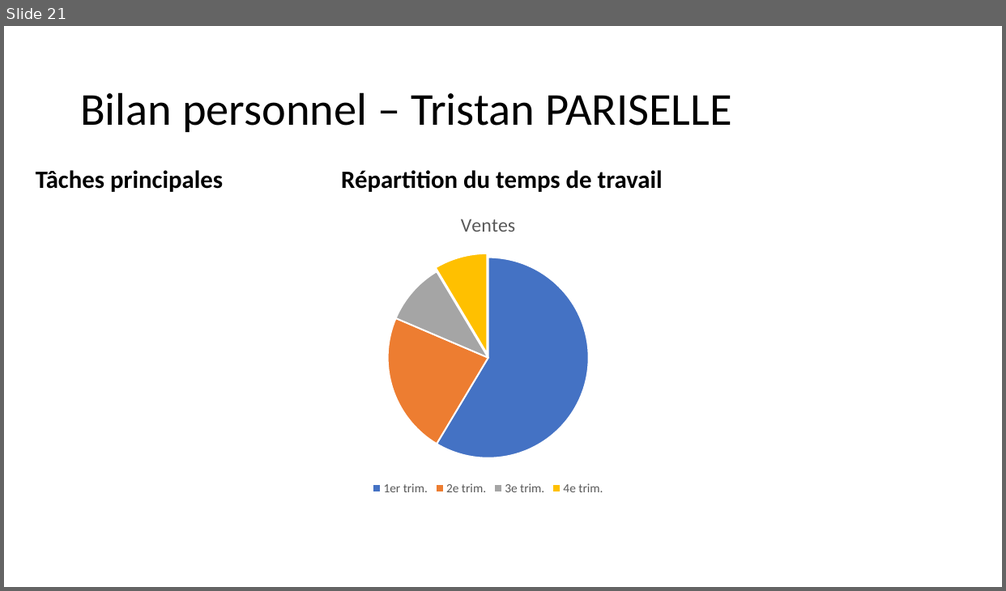
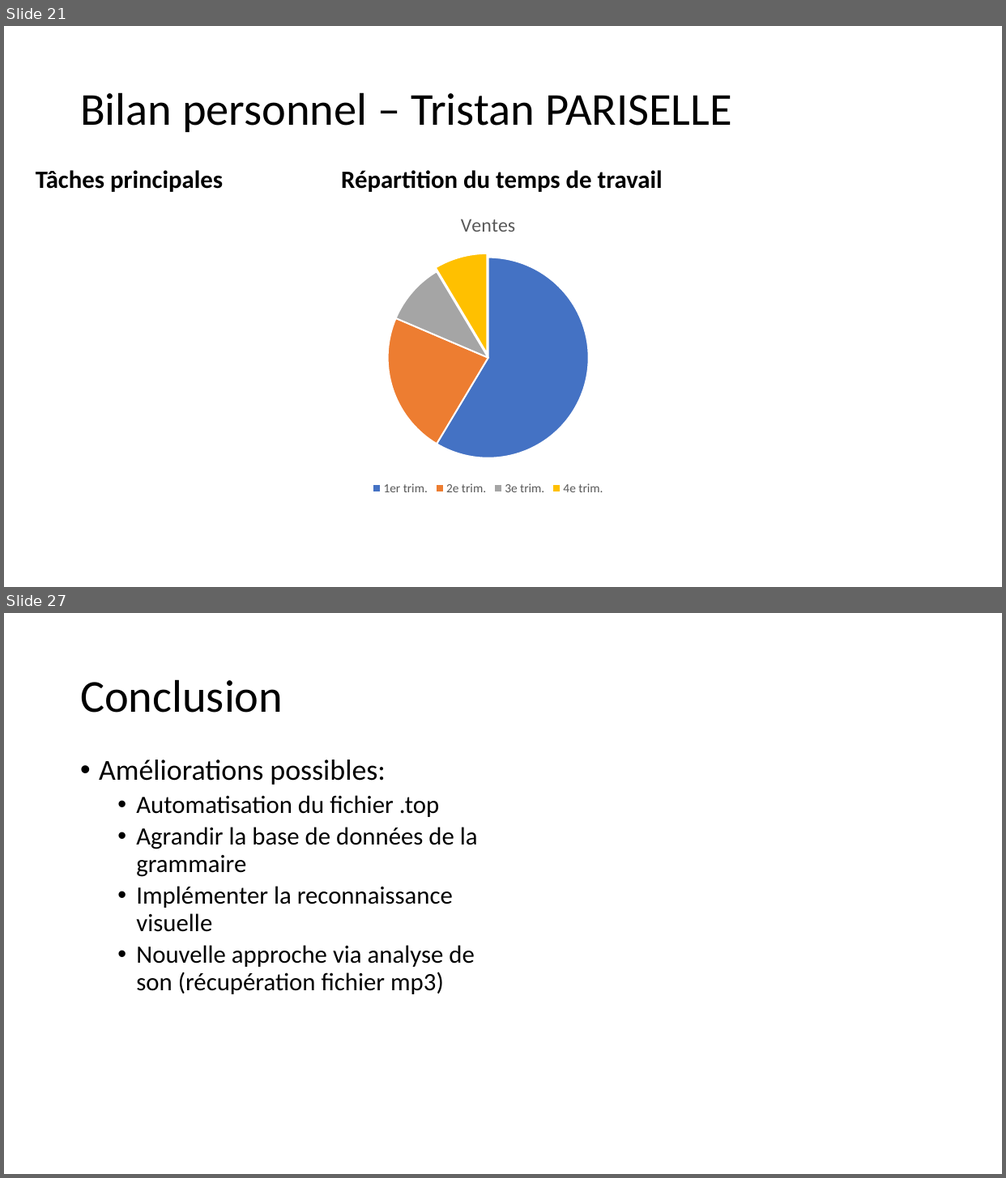
Before and after one commit to PorteAntoine/IHM_PEPPER_CPE2017, a slide deck: Rapport/Diapo_ihm_pepper.pptx. Shown one above the other, each under a label of ours: slide 21 before the commit, slides 21 and 27 after it; the slides between them are not shown. The pictures are 1006x591 and 1006x1178 pixels, drawn with LibreOffice and Linux fonts; fonts in the diff are those of the drawing; background and template pictures are left out. Boxes give left, top, right and bottom in pixels: in the first picture for what was removed or moved away, otherwise in the second. Text is boxed around its words. In the diff, an @@ line names an element or a change of style, - is before the commit and + after.

```diff
--- a/Rapport/Diapo_ihm_pepper.pptx
+++ b/Rapport/Diapo_ihm_pepper.pptx
@@ slide 27 added at box(4, 613, 1002, 1174), background picture (left out) @@
@@ title added at box(80, 679, 283, 713), 44 pt, text #000000 @@
+Conclusion
@@ text added at box(99, 760, 478, 995), 24 pt, text #000000 @@
+• Améliorations possibles:
+  • Automatisation du fichier .top
+  • Agrandir la base de données de la grammaire
+  • Implémenter la reconnaissance visuelle
+  • Nouvelle approche via analyse de son (récupération fichier mp3)
```
Also in this commit, not shown: 10 slides changed, 2 other slides added, 1 slide removed.
